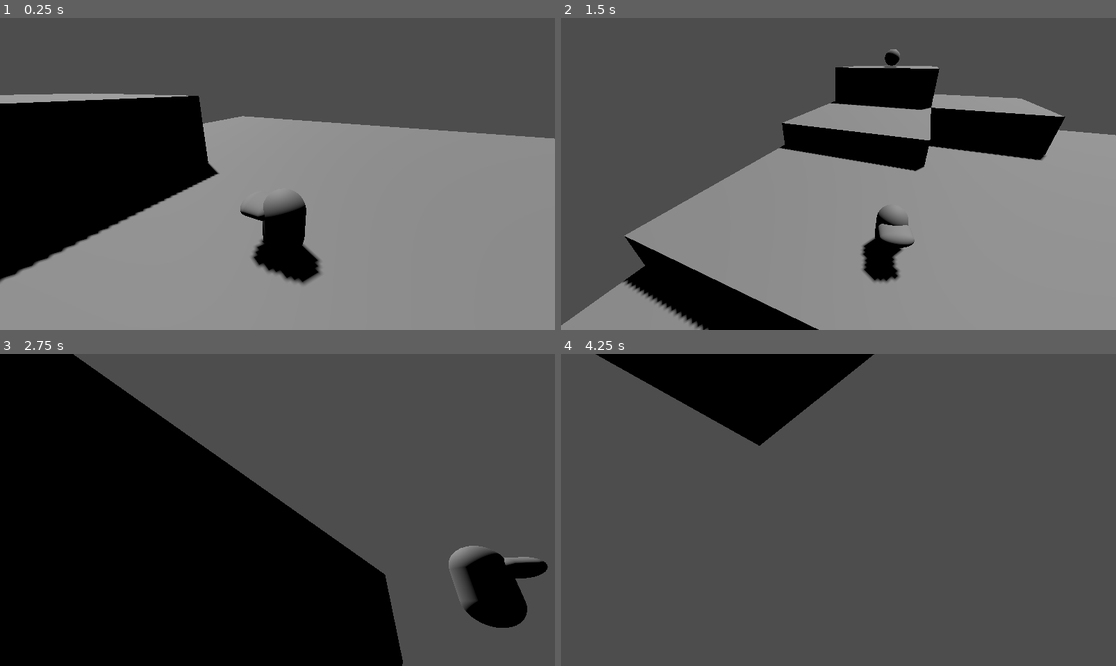
Above: before the commit, frames 1-4 (two rows, left to right).
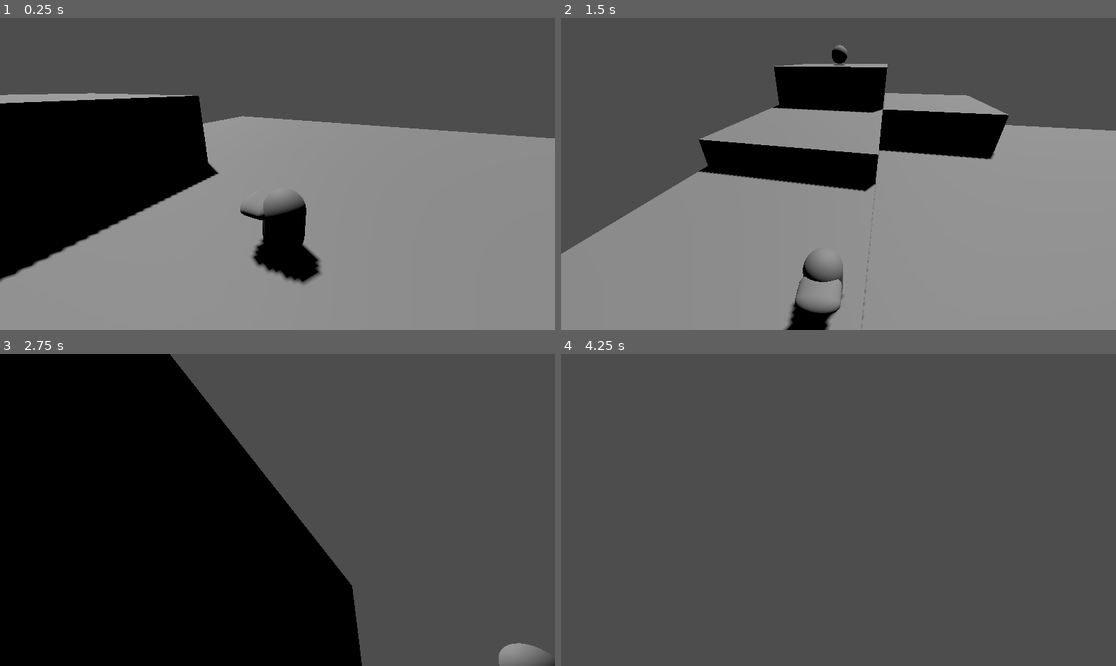
Above: after the commit, the same moments.

Repository: stinkykittens/bad-oinks-3d
Game: Godot game, scene res://maps/test_map.tscn
The game is run twice, just before and just after one commit, with the same random seed, the same clock (stepped at 60 frames per second) and the same inputs. The project has no main scene, so this scene is started directly.
Inputs (mouse positions are in pixels of both pictures, inside the frame that each line leads up to):
- Up to frame 1 (0.25 s): no input
- Up to frame 2 (1.5 s): move the mouse to (960, 158) at 0.52 s; hold D (move_right) 0.53-1.28 s; tap Shift (dash) at 0.6, 1.35 s; tap Space (jump) at 0.77 s; move the mouse to (727, 189) at 1.27 s; hold S (move_down) from 1.28 s (still down)
- Up to frame 3 (2.75 s): tap Space (jump) at 1.52 s; move the mouse to (333, 441) at 2.02 s; release S (move_down) at 2.03 s; hold D (move_right) from 2.03 s (still down); tap Down (rotate_camera_down) at 2.1 s; tap Shift (dash) at 2.3 s
- Up to frame 4 (4.25 s): move the mouse to (810, 572) at 2.77 s; release D (move_right) at 2.78 s; hold W (move_up) 2.78-3.53 s; tap Left (rotate_camera_left) at 2.85 s; tap Space (jump) at 3.02, 3.77 s; tap Shift (dash) at 3.05, 3.8 s; move the mouse to (1005, 556) at 3.52 s; hold A (move_left) from 3.53 s (still down); tap Right (rotate_camera_right) at 3.6 s

The runs differ from the first frame. In frame 1, 0.1% of the frame differs, in the area x 0-100%, y 24-85%; in frame 2, 22%, in the area x 0-100%, y 8-100%; in frame 3, 10%; in frame 4, 7.4%.

Commit message:
Fix camera jitter

Diff:
--- a/camera/camera_target.gd
+++ b/camera/camera_target.gd
@@ -4,6 +4,7 @@
 @export var _start_active: bool
 @export_range(0, 10) var influence := 1.0
 @export var interpolate := false
+@export var physics_frame := false
 @export_range(0, 5) var interpolation_speed := 1.0
 @export var smooth_activation := true
 @export var smooth_activation_time := 1.0
@@ -27,15 +28,20 @@
 
 
 func _process(delta: float) -> void:
-	if disabled():
-		return
+	if not disabled() and not physics_frame:
+		_update_position(delta)
 
+
+func _physics_process(delta: float) -> void:
+	if not disabled() and physics_frame:
+		_update_position(delta)
+
+
+func _update_position(delta: float) -> void:
 	var target_position = get_parent().global_position + _offset
-
 	if not interpolate:
 		position = target_position
 		return
-
 	position = position.lerp(target_position, delta * interpolation_speed)
 
 
--- a/character/player/player.tscn
+++ b/character/player/player.tscn
@@ -5,7 +5,7 @@
 [ext_resource type="PackedScene" uid="uid://bvp16cla6ec4w" path="res://camera/camera_controller.tscn" id="2_gtsfv"]
 
 [sub_resource type="Curve" id="Curve_gtsfv"]
-_data = [Vector2(0, 1), 0.0, 0.0, 0, 0, Vector2(1, 0.6167315), -0.5266715, 0.0, 0, 0]
+_data = [Vector2(0, 1), 0.0, 0.0, 0, 0, Vector2(1, 0.6167315), -1.2517323, 0.0, 0, 0]
 point_count = 2
 
 [sub_resource type="CapsuleMesh" id="CapsuleMesh_hmqog"]
@@ -18,7 +18,7 @@
 
 [node name="Player" type="CharacterBody3D" unique_id=153297718]
 script = ExtResource("1_8eijk")
-run_acceleration = 16.0
+run_acceleration = 13.0
 air_acceleration = 6.0
 run_friction = 2.7
 idle_friction = 5.0
@@ -28,7 +28,7 @@
 jump_strenght = 6.4
 jump_cancel_strenght = 9.0
 dash_duration = 0.27
-dash_speed = 12.0
+dash_speed = 10.0
 dash_curve = SubResource("Curve_gtsfv")
 
 [node name="MeshInstance3D" type="MeshInstance3D" parent="." unique_id=569681655]
@@ -55,6 +55,9 @@
 script = ExtResource("1_y0s34")
 _start_active = true
 influence = 6.0
+interpolate = true
+physics_frame = true
+interpolation_speed = 5.0
 validate_target = false
 look_at_target = false
 position_target = true
